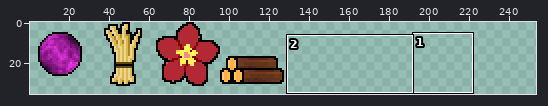
Sprite sheet -- src/com/jaybaffoni/images/itemsSheet.png. The picture above shows the old version from afar; the outline marks the close-up.
Close-up. Old version:
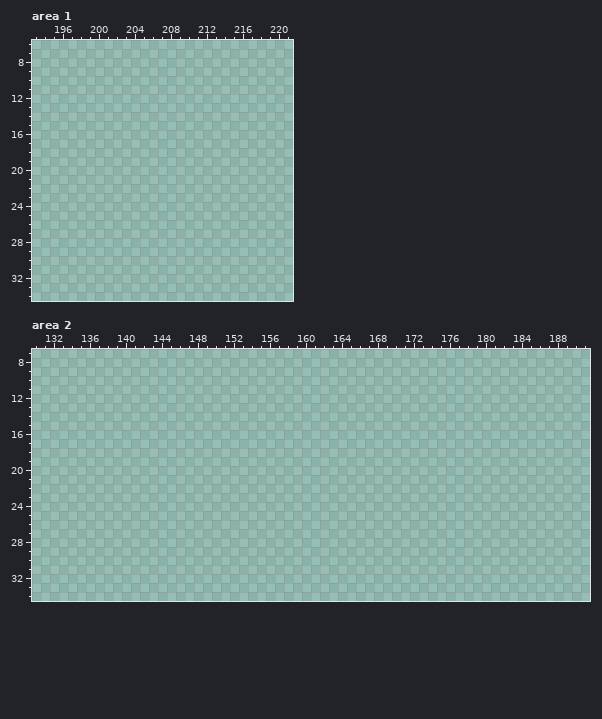
The file is 256x256 pixels. Colours within 5 levels of each other are drawn and written as one. Shown: area 1: x 193..221, y 6..34; area 2: x 130..191, y 7..34. The wide view leaves out empty margins. The commit also changed other parts of the picture, which this record leaves out.
New version:
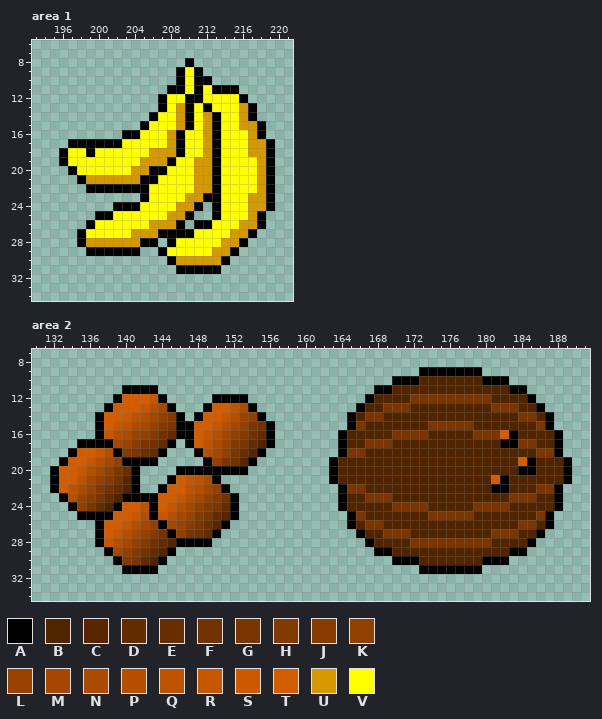
Palette (. is transparent): A #000000  B #512400  C #572600  D #622b00  E #682e00  F #723200  G #7a3500  H #833a00  J #893c00  K #914000  L #994300  M #a44800  N #ab4b00  P #b44f00  Q #bd5300  R #c65700  S #cc5900  T #d25c00  U #d49900  V #ffff00
From old to new:
Changed rows in their new state; - is an unchanged pixel.
Area 1:
first column x 196:
 8 --------------A---------
 9 -------------AVA--------
10 -------------AVAA-------
11 ------------AAVAVAAA----
12 -----------AVVAAVVVVA---
13 -----------AVUAVAVVVUA--
14 ----------AVVUAVUAVVUA--
15 ---------AVVVUAVUAVVUUA-
16 -------AAVVVUAVVUAVVVUA-
17 -AAAAAAVVVVVUAVVUAVVVUUA
18 AVVAVVVVVVUUUAVVUAVVVUUA
19 AVVVVVVVVUUUAVVUUAVVVVUA
20 -AVVVVVVUUAAVVVUUAVVVVUA
21 --AUUUUUUAAVVVVUUAVVVVUA
22 ---AAAAAAAVVVVVUUAVVVVUA
23 ---------AVVVVUUAAVVVUUA
24 ------AAAVVVVUUA-AVVVUUA
25 ----AAVVVVVVUUA--AVVVUA-
26 ---AVVVVVVUUUA-AAVVVUUA-
27 --AVVVVVUUUAAAAVVVVUUA--
28 --AUUUUUUAA-AVVVVVUUA---
29 ---AAAAAA--AVVVVVUUA----
30 ------------AUUUUUA-----
31 -------------AAAAA------
Area 2:
first column x 132:
 9 -----------------------------------------AAAAAAA----------
10 --------------------------------------AAABBBBBBBAAA-------
11 --------AAAA------------------------AABBBBBBBBBBBBBAA-----
12 -------ATTTRA-----AAAA-------------ABBBBGGGGGGGGGBBBBA----
13 ------ATTTRPMA---ATTQNA-----------ABBGGGBBBBBBBBBGGGBBA---
14 -----ATTSQPMKHA-ATTRPLKA---------ABGGBBBBBBBBBBBBBBBGGBA--
15 -----ATRQNMKHGAATTRPMKGFA--------AGBBBBBBBGGGGGBBBBBBBGA--
16 -----ARPNLKHFDAATRPMKHFDA-------ABBBBBGGGGBBBBBGGGTABBBBA-
17 ---AAAAMLJGFDA-ATQNLHGDBA-------ABBGGGBBBBBBBBBBBBAAGGBBA-
18 --ATTRPAHGEDA---APMKGECA--------AGGBBBBBBBBBBBBBBBBBBBGGA-
19 -ATTRPMKAAAA-----AKGFCA--------ABBBBBBBBBBBBBBBBBBBBTABBBA
20 ATTRPMKGEA----AAAAAAAA---------ABBBBBBBBBBBBBBBBBBBBAABBBA
21 ATTQMKHFCA---ATRQNA------------ABBBBBBBBBBBBBBBBBTABBBBBBA
22 ATQNLHFDBA--ATTQPMKA------------AGGBBBBBBBBBBBBBBAABBBGGA-
23 -APLJGDBAAAATTRPMKHFA-----------ABBGGGBBBBBBBBBBBBBGGGBBA-
24 --AKGDBATTQATRPMKHGDA-----------ABBBBBGGGGBBBBBGGGGBBBBBA-
25 ---AAAATTRPARPMLHGDCA------------AGBBBBBBBGGGGGBBBBBBBGA--
26 -----ATTRPMKAMLJGECA-------------ABGGBBBBBBBBBBBBBBBGGBA--
27 -----ATRPMKHFAKGFDA---------------ABBGGGBBBBBBBBBGGGBBA---
28 -----ARPMKHFDBAAAA-----------------ABBBBGGGGGGGGGBBBBA----
29 ------AMKHFDBA----------------------AABBBBBBBBBBBBBAA-----
30 -------AHGDBA-------------------------AAABBBBBBBAAA-------
31 --------AAAA-----------------------------AAAAAAA----------
